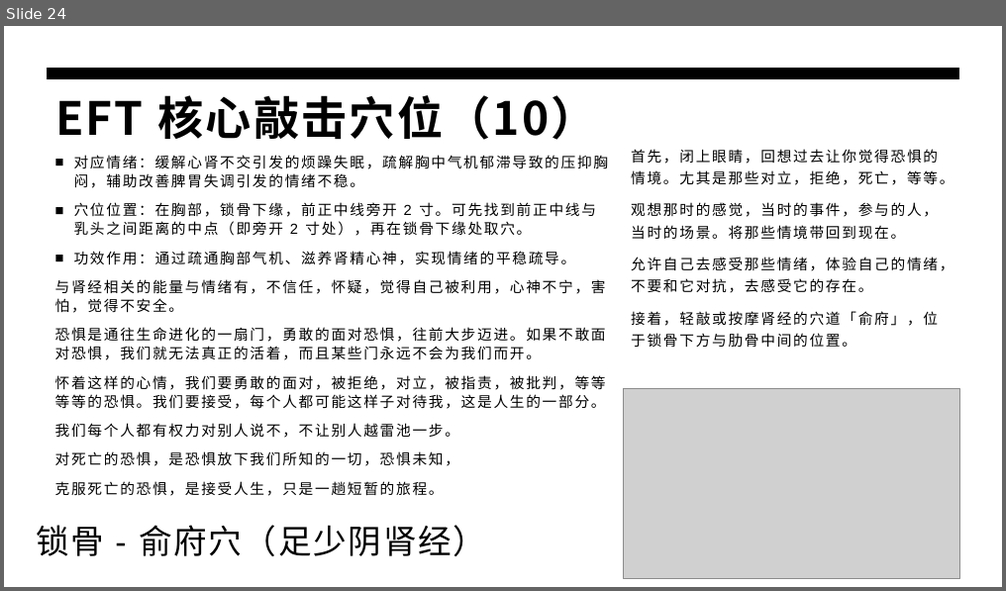
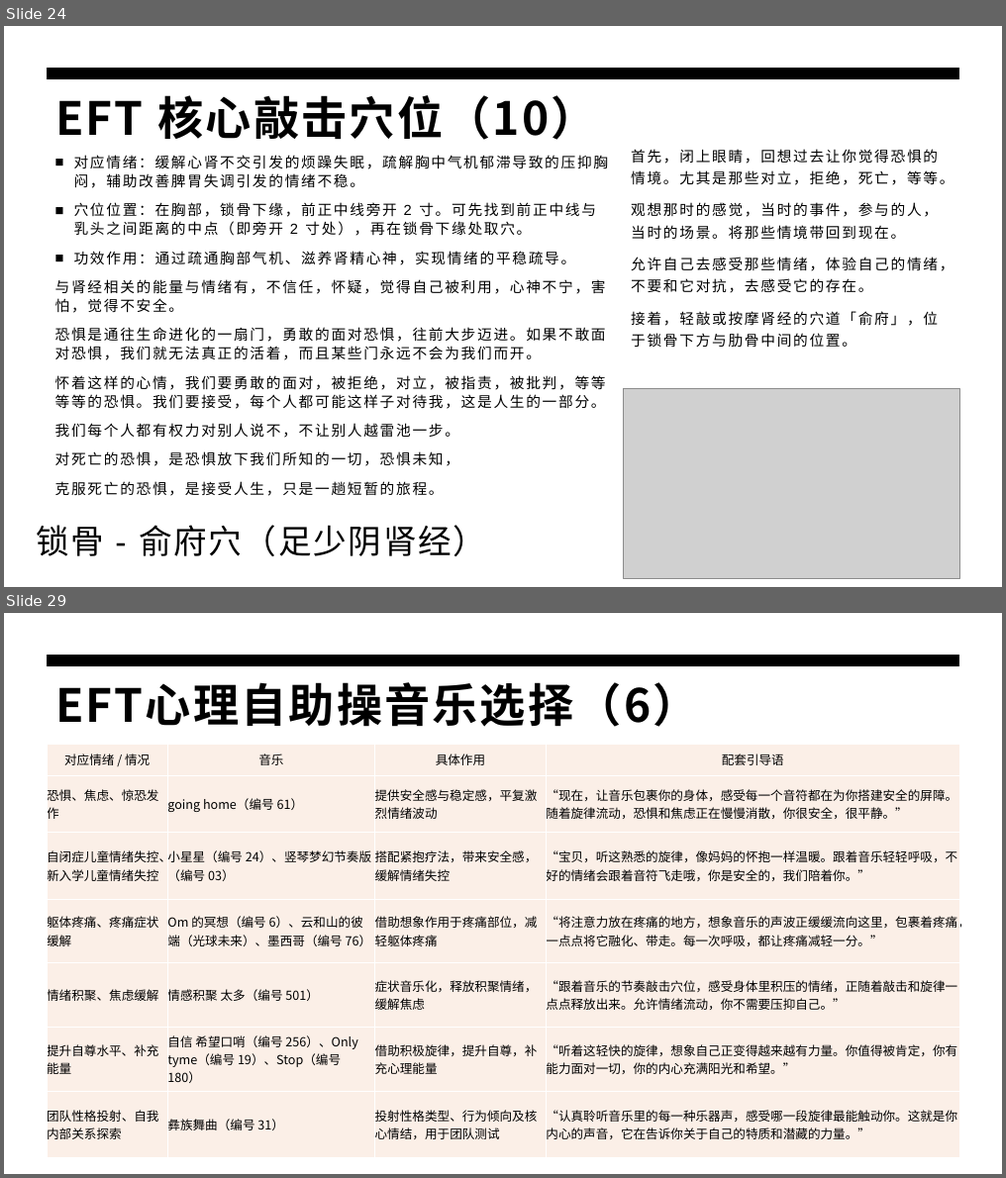
Before and after one commit to panxibei/writing, a slide deck: 44_心理学/28_浥尘伙伴社团原创：音乐治疗/PPT/浥尘伙伴社团原创：情绪释放疗法（EFT）心理训练.pptx. Shown one above the other, each under a label of ours: slide 24 before the commit, slides 24 and 29 after it; the slides between them are not shown. The pictures are 1006x591 and 1006x1178 pixels, drawn with LibreOffice and Linux fonts; fonts in the diff are those of the drawing; grey boxes stand for pictures. Boxes give left, top, right and bottom in pixels: in the first picture for what was removed or moved away, otherwise in the second. Text is boxed around its words. In the diff, an @@ line names an element or a change of style, - is before the commit and + after.

```diff
--- a/44_心理学/28_浥尘伙伴社团原创：音乐治疗/PPT/浥尘伙伴社团原创：情绪释放疗法（EFT）心理训练.pptx
+++ b/44_心理学/28_浥尘伙伴社团原创：音乐治疗/PPT/浥尘伙伴社团原创：情绪释放疗法（EFT）心理训练.pptx
@@ slide 29 added at [4, 613, 1002, 1174], background #FFFFFF; not listed: 1 template element that a slide beside it also shows @@
@@ title added at [55, 682, 699, 727], 44 pt, text #000000, bold @@
+EFT心理自助操音乐选择（6）
@@ table added at [47, 744, 960, 1158], 7 rows, 4 columns @@
+对应情绪 / 情况 | 音乐 | 具体作用 | 配套引导语
+恐惧、焦虑、惊恐发作 | going home（编号 61） | 提供安全感与稳定感，平复激烈情绪波动 | “现在，让音乐包裹你的身体，感受每一个音符都在为你搭建安全的屏障。随着旋律流动，恐惧和焦虑正在慢慢消散，你很安全，很平静。”
+自闭症儿童情绪失控、新入学儿童情绪失控 | 小星星（编号 24）、竖琴梦幻节奏版（编号 03） | 搭配紧抱疗法，带来安全感，缓解情绪失控 | “宝贝，听这熟悉的旋律，像妈妈的怀抱一样温暖。跟着音乐轻轻呼吸，不好的情绪会跟着音符飞走哦，你是安全的，我们陪着你。”
+躯体疼痛、疼痛症状缓解 | Om 的冥想（编号 6）、云和山的彼端（光球未来）、墨西哥（编号 76） | 借助想象作用于疼痛部位，减轻躯体疼痛 | “将注意力放在疼痛的地方，想象音乐的声波正缓缓流向这里，包裹着疼痛，一点点将它融化、带走。每一次呼吸，都让疼痛减轻一分。”
+情绪积聚、焦虑缓解 | 情感积聚 太多（编号 501） | 症状音乐化，释放积聚情绪，缓解焦虑 | “跟着音乐的节奏敲击穴位，感受身体里积压的情绪，正随着敲击和旋律一点点释放出来。允许情绪流动，你不需要压抑自己。”
+提升自尊水平、补充能量 | 自信 希望口哨（编号 256）、Only tyme（编号 19）、Stop（编号 180） | 借助积极旋律，提升自尊，补充心理能量 | “听着这轻快的旋律，想象自己正变得越来越有力量。你值得被肯定，你有能力面对一切，你的内心充满阳光和希望。”
+团队性格投射、自我内部关系探索 | 彝族舞曲（编号 31） | 投射性格类型、行为倾向及核心情结，用于团队测试 | “认真聆听音乐里的每一种乐器声，感受哪一段旋律最能触动你。这就是你内心的声音，它在告诉你关于自己的特质和潜藏的力量。”
```
Also in this commit, not shown: 8 slides changed, 1 other slide added, 1 slide removed.
